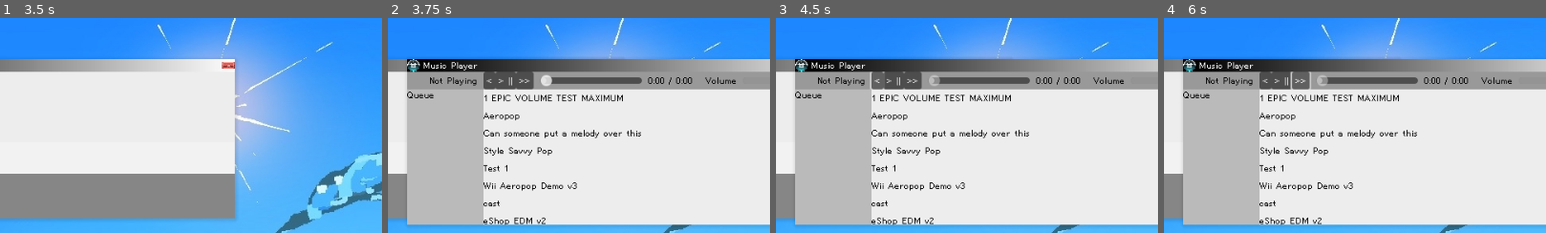
Above: before the commit, frames 1-4 (left to right).
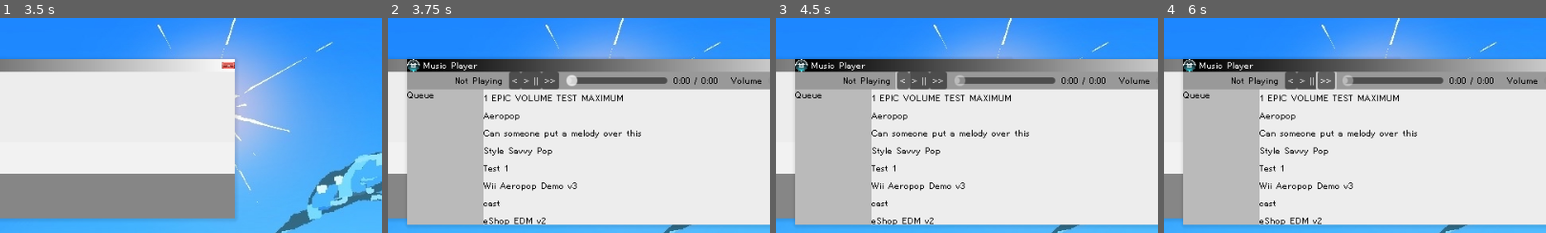
Above: after the commit, the same moments.

Repository: Kipuru/incremental-game
Game: Godot game, scene res://Game/Root/main_game.tscn
Two runs of this game, one before a commit and one after it. Both use one fixed random seed, a clock stepped at 60 frames per second and the inputs below. The engine's default icon, where the game draws it, is replaced by a stand-in: a white triangle on a blue panel in a dark square.
Inputs (mouse positions are % of the whole screen's width and height, from its top left):
- Up to frame 1 (3.5 s): click (44, 97) at 0.5 s; click (44, 97) at 1.25 s; click (44, 97) at 2 s; click (56, 97) at 2.75 s
- Up to frame 2 (3.75 s): click (50, 97) at 3.5 s
- Up to frame 3 (4.5 s): click "<" at 4.25 s
- Up to frame 4 (6 s): click "> ||" at 5 s; click ">>" at 5.75 s
The pictures show only the part of the screen within x 50-100%, y 9-59%; the shares and areas given below are measured in that part.

Frame 1 is identical in both runs. In frame 2, 2.1% of the frame differs, in the area x 11-98%, y 24-34%; in frame 3, 2.1%; in frame 4, 2.2%.

Commit message:
shortened volume slider

Diff:
--- a/Game/UI/Music/music_interface.tscn
+++ b/Game/UI/Music/music_interface.tscn
@@ -67,9 +67,10 @@
 text = "Volume"
 
 [node name="MusicVolSlider" parent="VBoxContainer/TopBar/HBoxContainer" instance=ExtResource("3_cwbwj")]
-custom_minimum_size = Vector2(128, 0)
+custom_minimum_size = Vector2(64, 0)
 layout_mode = 2
 size_flags_vertical = 1
+value = 0.5
 BusName = "Music"
 
 [node name="HBoxContainer" type="HBoxContainer" parent="VBoxContainer"]
--- a/Game/UI/Music/vol_slider.gd
+++ b/Game/UI/Music/vol_slider.gd
@@ -9,8 +9,10 @@
 func _ready() -> void:
 	busIndex = AudioServer.get_bus_index(BusName)
 	value_changed.connect(_onvalchanged)
-	value = db_to_linear(AudioServer.get_bus_volume_db(busIndex))
-
+	#value = db_to_linear(AudioServer.get_bus_volume_db(busIndex))
+	#setting default vol to 50%
+	value = 0.5	# 50%
+	AudioServer.set_bus_volume_db(busIndex, linear_to_db(value))
 
 
 func _onvalchanged(value:float) -> void:
